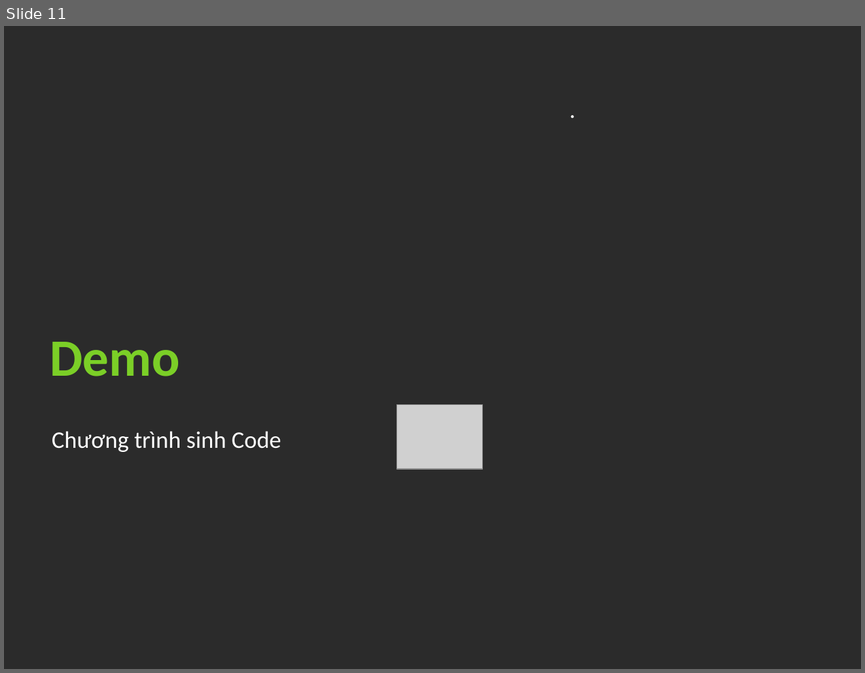
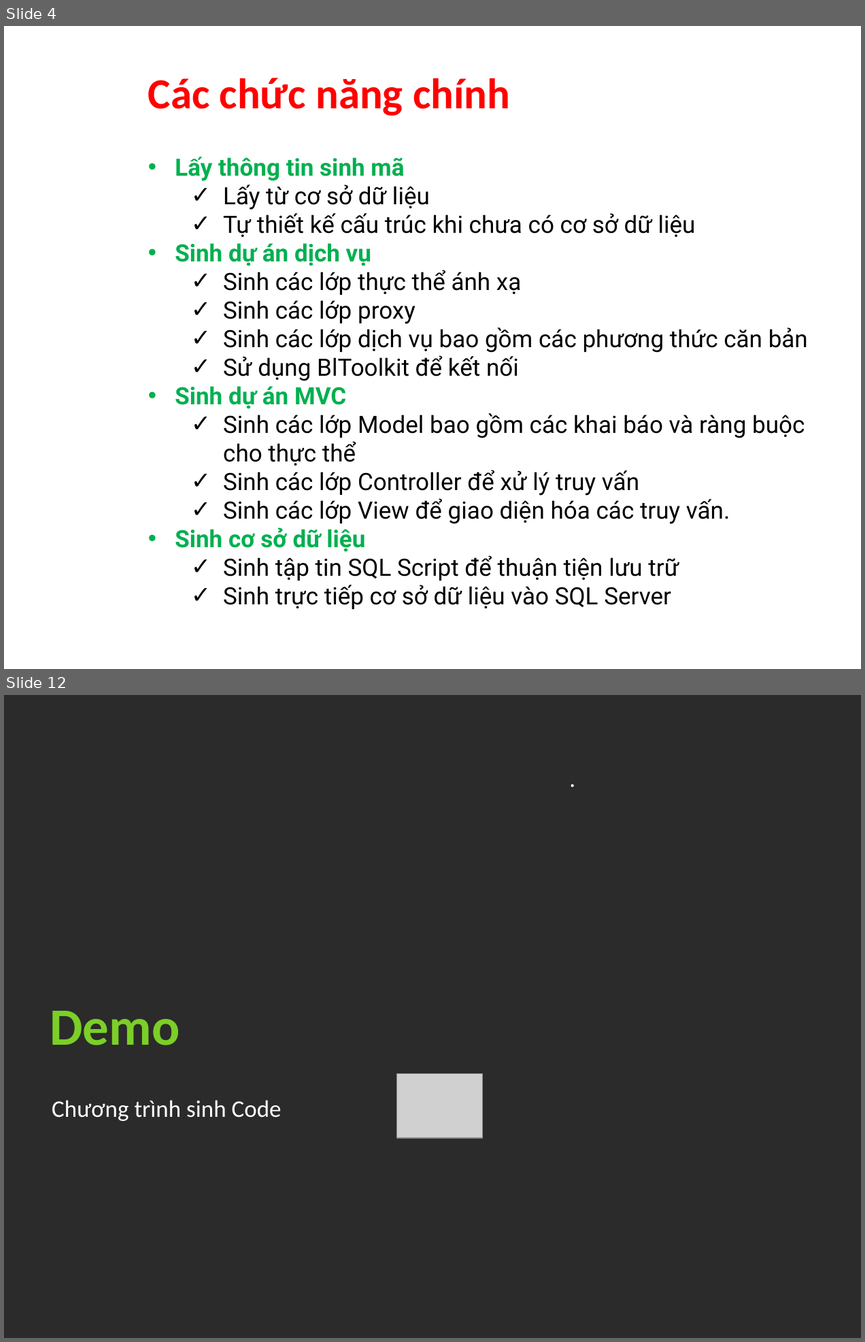
Before and after one commit to marcsommer/mvc-gen, a slide deck: Report/ThietKeMau.pptx. Shown one above the other, each under a label of ours: slide 11 before the commit, slides 4 and 12 after it; the slides between them are not shown. The pictures are 865x673 and 865x1342 pixels, drawn with LibreOffice and Linux fonts; fonts in the diff are those of the drawing; grey boxes stand for pictures; background and template pictures are left out; a plain dark background stands for a picture behind light text. Boxes give left, top, right and bottom in pixels: in the first picture for what was removed or moved away, otherwise in the second. Text is boxed around its words. In the diff, an @@ line names an element or a change of style, - is before the commit and + after.

```diff
--- a/Report/ThietKeMau.pptx
+++ b/Report/ThietKeMau.pptx
@@ slide 4 added at bbox=[4, 26, 861, 669], background picture (left out) @@
@@ text added at bbox=[11, 48, 109, 562], 32 pt, text #FFFFFF, bold @@
+Giới thiệu
@@ text added at bbox=[148, 78, 510, 116], 36 pt, text #FF0000, bold @@
+Các chức năng chính
@@ text added at bbox=[175, 157, 808, 609], 20 pt, text #000000 @@
+• Lấy thông tin sinh mã
+  ✓ Lấy từ cơ sở dữ liệu
+  ✓ Tự thiết kế cấu trúc khi chưa có cơ sở dữ liệu
+• Sinh dự án dịch vụ
+  ✓ Sinh các lớp thực thể ánh xạ
+  ✓ Sinh các lớp proxy
+  ✓ Sinh các lớp dịch vụ bao gồm các phương thức căn bản
+  ✓ Sử dụng BlToolkit để kết nối
+• Sinh dự án MVC
+  ✓ Sinh các lớp Model bao gồm các khai báo và ràng buộc cho thực thể
+  ✓ Sinh các lớp Controller để xử lý truy vấn
+  ✓ Sinh các lớp View để giao diện hóa các truy vấn.
+• Sinh cơ sở dữ liệu
+  ✓ Sinh tập tin SQL Script để thuận tiện lưu trữ
+  ✓ Sinh trực tiếp cơ sở dữ liệu vào SQL Server
@@ what was slide 11 is now slide 12 @@
```
Also in this commit, not shown: 3 slides changed, 8 other slides added, 8 slides removed.
